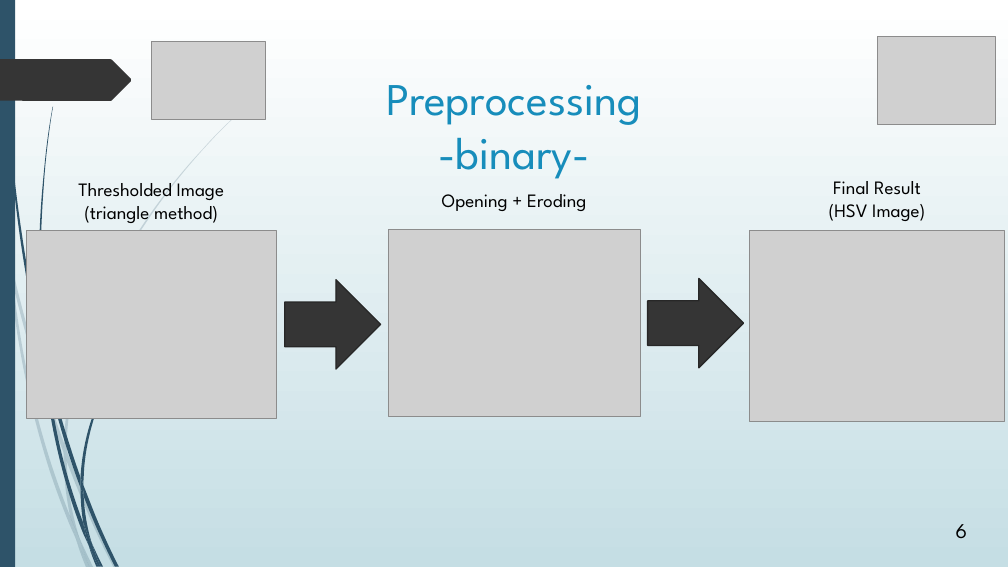
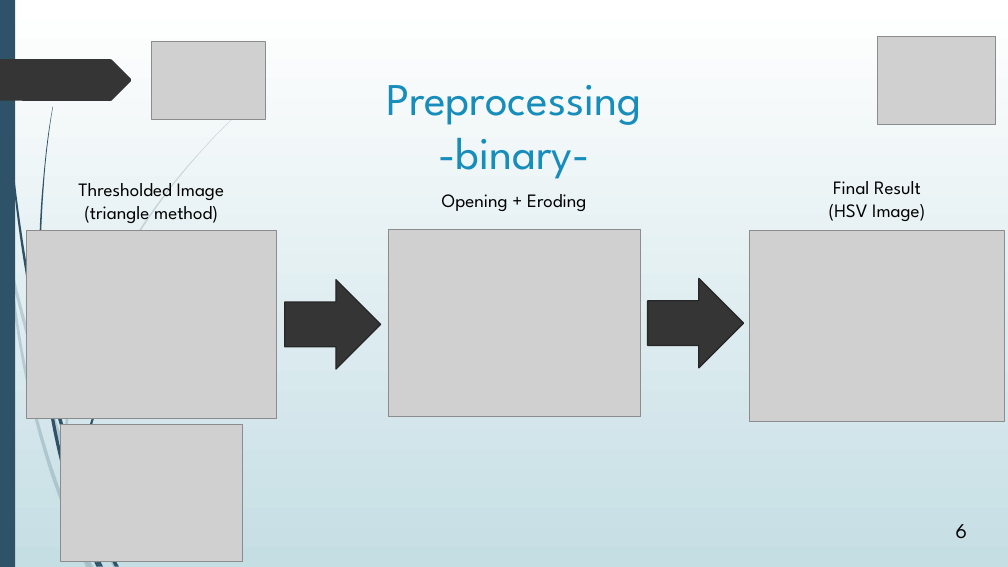
Before and after one commit to avasile96/CAD, a slide deck: slide 6 of Presentation_updated.pptx. Drawn at 1008x567 pixels with LibreOffice and Linux fonts; fonts in the diff are those of the drawing; grey boxes stand for pictures. Boxes give left, top, right and bottom in pixels: in the first picture for what was removed or moved away, otherwise in the second. Text is boxed around its words. In the diff, an @@ line names an element or a change of style, - is before the commit and + after.

```diff
--- a/Presentation_updated.pptx
+++ b/Presentation_updated.pptx
@@ picture added at (x1=60, y1=425, x2=243, y2=562) @@
@@ freeform shape removed at (x1=64, y1=443, x2=67, y2=461) @@
@@ freeform shape removed at (x1=64, y1=453, x2=79, y2=538) @@
@@ freeform shape removed at (x1=80, y1=477, x2=83, y2=496) @@
@@ freeform shape removed at (x1=80, y1=488, x2=91, y2=544) @@
```
Also in this commit, not shown: 3 other slides changed, 2 slides added, 2 slides removed.
